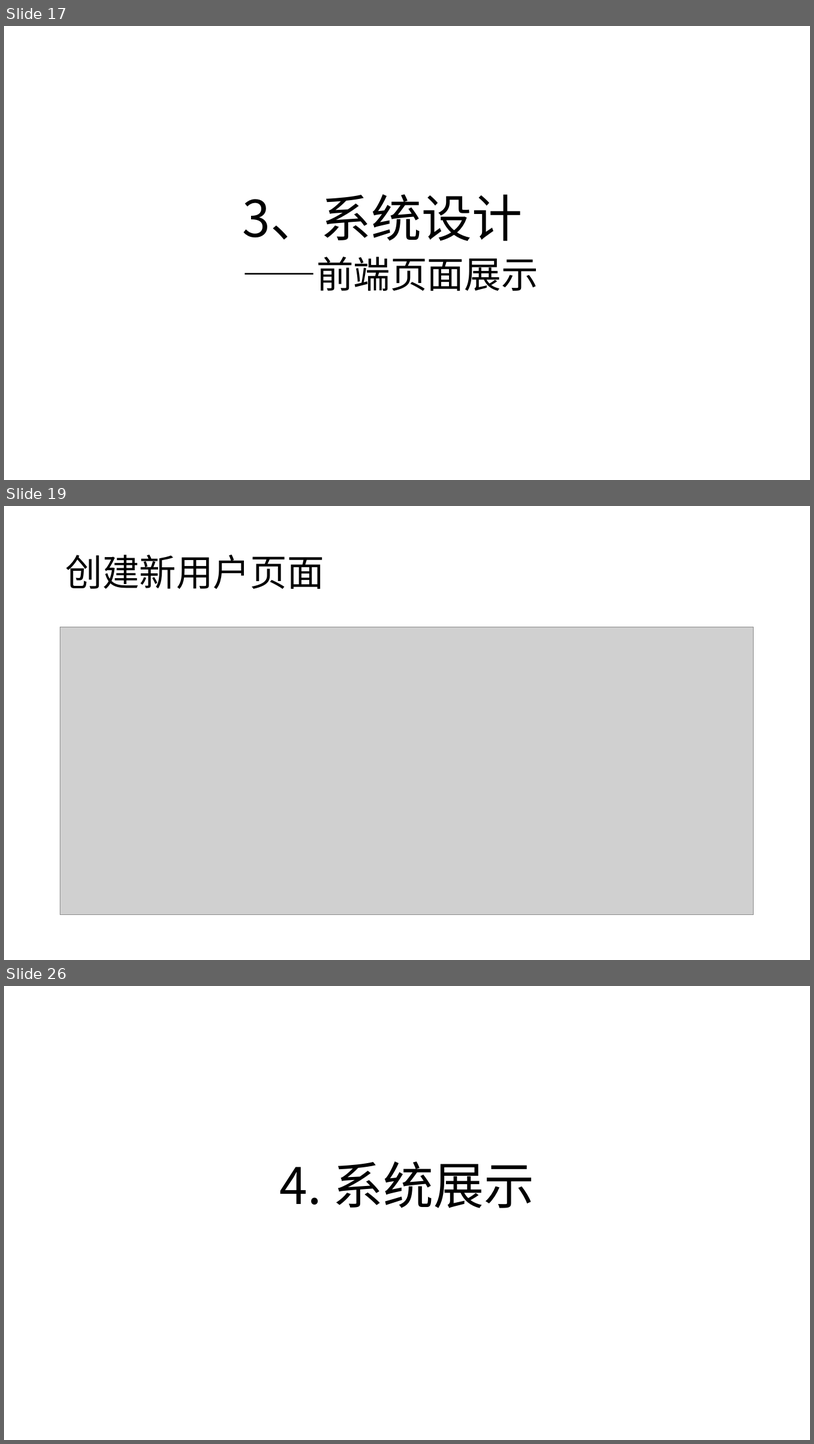
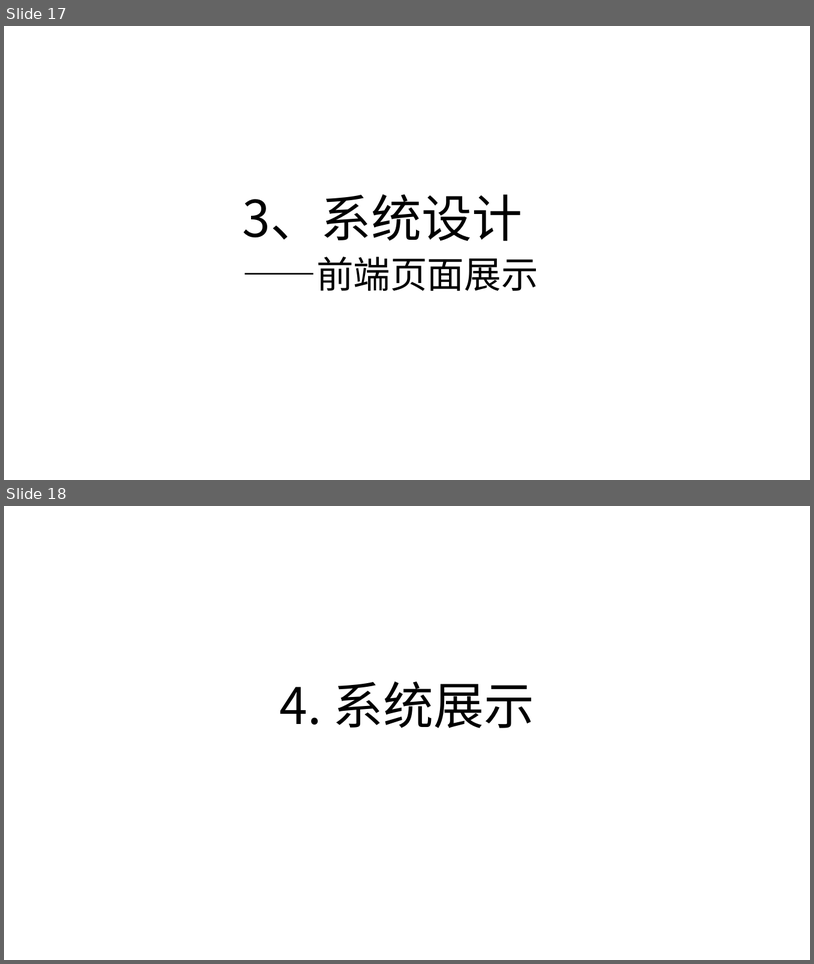
Before and after one commit to GuanyuCui/2020-DBLAB, a slide deck: 展示报告.pptx. Shown one above the other, each under a label of ours: slides 17, 19 and 26 before the commit, slides 17 and 18 after it; the slides between them are not shown. The pictures are 814x1444 and 814x964 pixels, drawn with LibreOffice and Linux fonts; fonts in the diff are those of the drawing; grey boxes stand for pictures. Boxes give left, top, right and bottom in pixels: in the first picture for what was removed or moved away, otherwise in the second. Text is boxed around its words. In the diff, an @@ line names an element or a change of style, - is before the commit and + after.

```diff
--- a/展示报告.pptx
+++ b/展示报告.pptx
@@ slide 19 removed at (x1=4, y1=506, x2=810, y2=960), background #FFFFFF @@
@@ title removed at (x1=65, y1=555, x2=324, y2=589) @@
-创建新用户页面
@@ picture removed at (x1=60, y1=627, x2=754, y2=915) @@
@@ what was slide 26 is now slide 18 @@
```
Also in this commit, not shown: 7 other slides removed, 4 other files.
